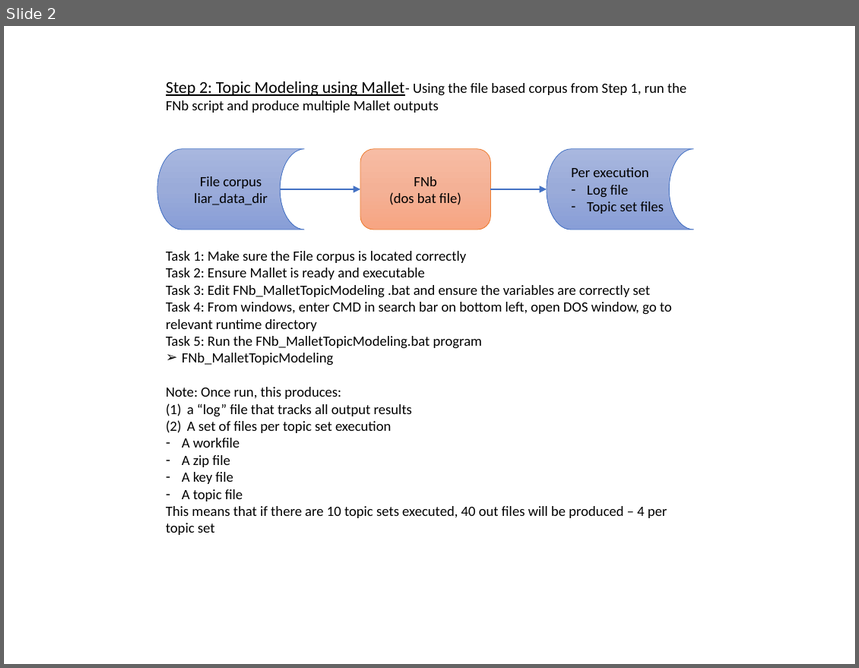
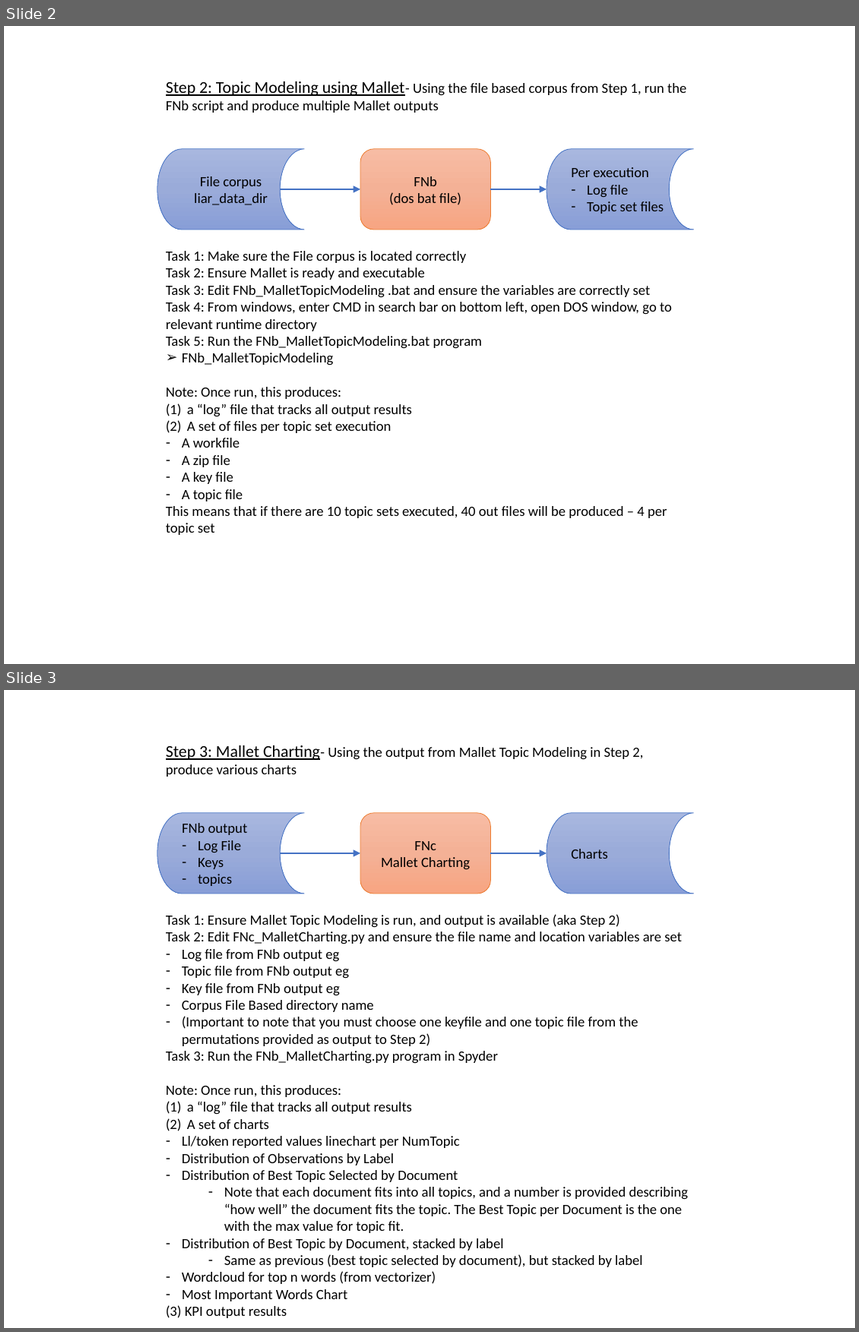
Before and after one commit to richpatanalytics/FakeNewsAnalysis, a slide deck: FakeNewsExecutionInstructions.pptx. Shown one above the other, each under a label of ours: slide 2 before the commit, slides 2 and 3 after it. The pictures are 859x668 and 859x1332 pixels, drawn with LibreOffice and Linux fonts; fonts in the diff are those of the drawing. Boxes give left, top, right and bottom in pixels: in the first picture for what was removed or moved away, otherwise in the second. Text is boxed around its words. In the diff, an @@ line names an element or a change of style, - is before the commit and + after.

Commit message:
Step 3: Mallet Charting
Step3: Mallet Charting (see Step 3 instructions in Execution Instructions for more info)
(In addition to the above, 3 workfiles are created during execution)

```diff
--- a/FakeNewsExecutionInstructions.pptx
+++ b/FakeNewsExecutionInstructions.pptx
@@ slide 3 added at box(4, 690, 855, 1328), background #FFFFFF @@
@@ text added at box(166, 745, 643, 777), 12 pt, text #000000 @@
+Step 3: Mallet Charting- Using the output from Mallet Topic Modeling in Step 2, produce various charts
@@ flow chart online storage added at box(158, 813, 304, 894), fill gradient #A8B7DF to #9AABD9 to #889ED7, outline #4472C4 0.5 pt, 12 pt, text #000000 @@
+FNb output
+– Log File
+– Keys
+– topics
@@ rounded rectangle added at box(360, 813, 491, 894), fill gradient #F7BDA5 to #F5B196 to #F8A582, outline #ED7D31 0.5 pt, 12 pt, text #000000 @@
+FNc
+Mallet Charting
@@ flow chart online storage added at box(547, 813, 694, 894), fill gradient #A8B7DF to #9AABD9 to #889ED7, outline #4472C4 0.5 pt, 12 pt, text #000000 @@
+Charts
@@ arrow added from (280, 853) to (360, 853), #4472C4 1 pt @@
@@ arrow added from (491, 853) to (547, 853), #4472C4 1 pt @@
@@ text added at box(166, 914, 689, 1319), 12 pt, text #000000 @@
+Task 1: Ensure Mallet Topic Modeling is run, and output is available (aka Step 2)
+Task 2: Edit FNc_MalletCharting.py and ensure the file name and location variables are set
+– Log file from FNb output eg
+– Topic file from FNb output eg
+– Key file from FNb output eg
+– Corpus File Based directory name
+– (Important to note that you must choose one keyfile and one topic file from the permutations provided as output to Step 2)
+Task 3: Run the FNb_MalletCharting.py program in Spyder
+Note: Once run, this produces:
+(1) a “log” file that tracks all output results
+(2) A set of charts
+– Ll/token reported values linechart per NumTopic
+– Distribution of Observations by Label
+– Distribution of Best Topic Selected by Document
+  – Note that each document fits into all topics, and a number is provided describing “how well” the document fits the topic. The Best Topic per Document is the one with the max value for topic fit.
+– Distribution of Best Topic by Document, stacked by label
+  – Same as previous (best topic selected by document), but stacked by label
+– Wordcloud for top n words (from vectorizer)
+– Most Important Words Chart
+(3) KPI output results
```
Also in this commit, not shown: 11 other files.
